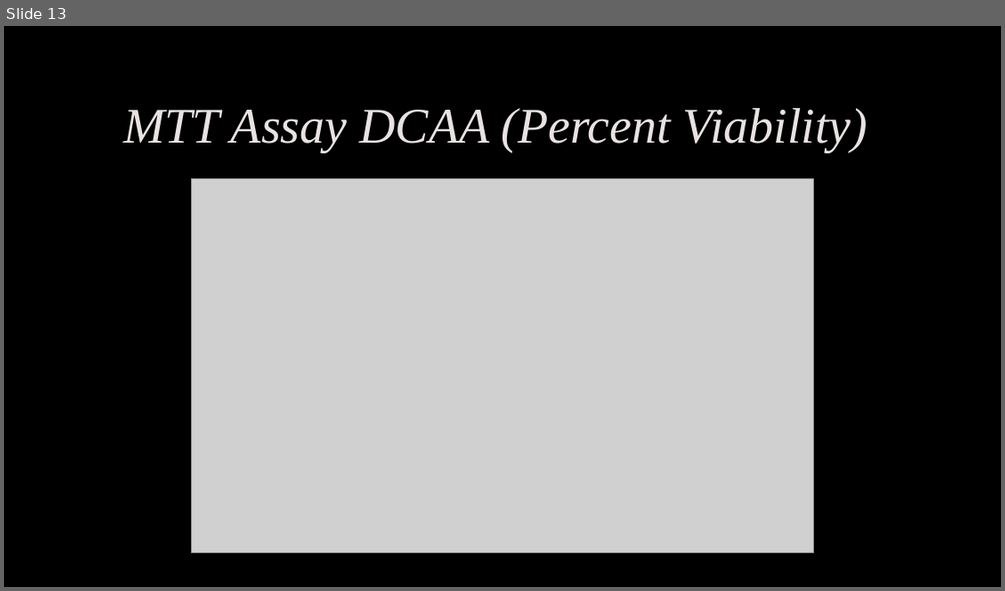
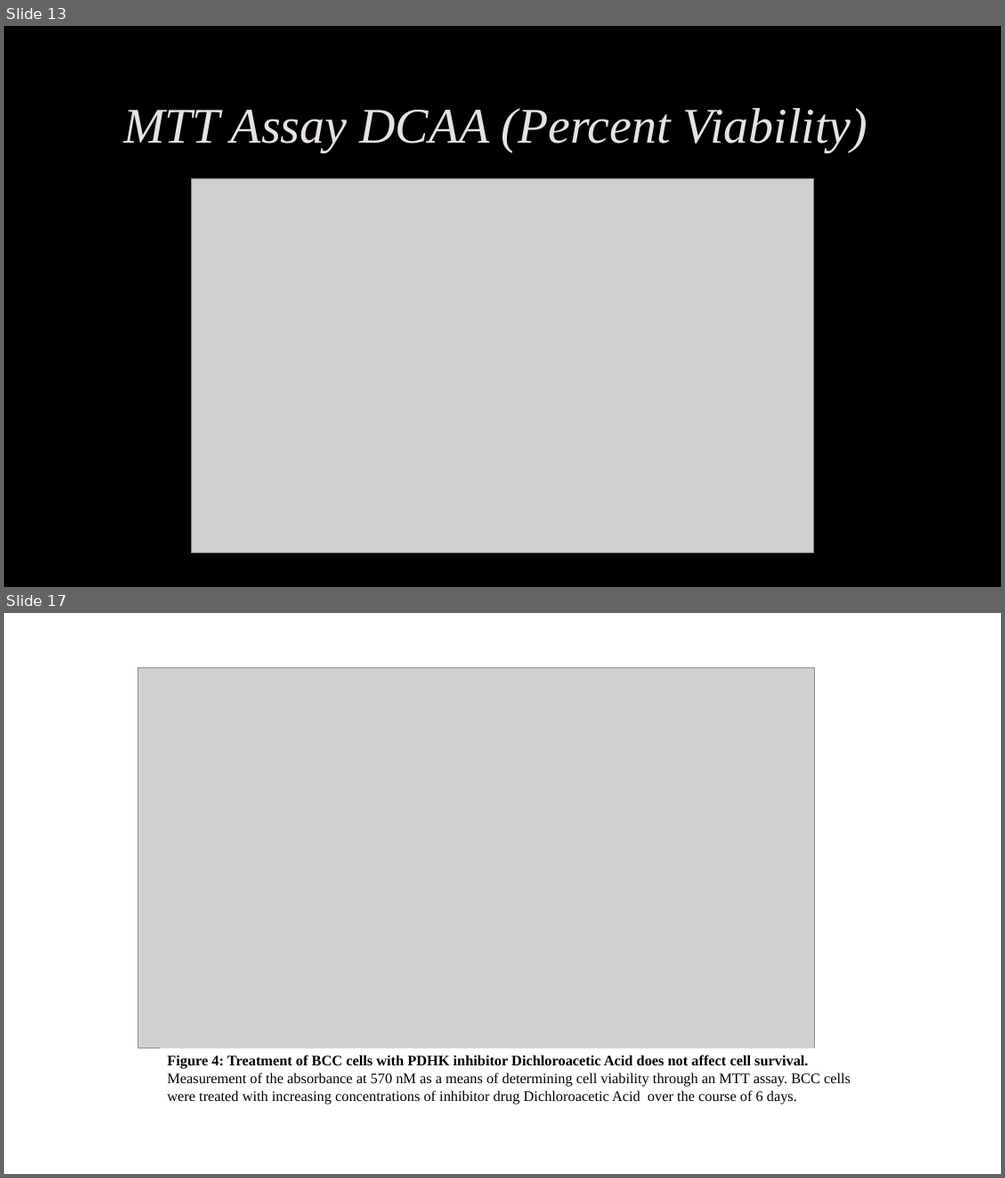
Before and after one commit to phalas25/ph-future-phd, a slide deck: Figures .pptx. Shown one above the other, each under a label of ours: slide 13 before the commit, slides 13 and 17 after it; the slides between them are not shown. The pictures are 1005x591 and 1005x1178 pixels, drawn with LibreOffice and Linux fonts; fonts in the diff are those of the drawing; grey boxes stand for pictures; background and template pictures are left out. Boxes give left, top, right and bottom in pixels: in the first picture for what was removed or moved away, otherwise in the second. Text is boxed around its words. In the diff, an @@ line names an element or a change of style, - is before the commit and + after.

```diff
--- a/Figures .pptx
+++ b/Figures .pptx
@@ slide 17 added at [4,613,1001,1174], background #FFFFFF @@
@@ picture added at [138,667,814,1047] @@
@@ rectangle added at [160,1047,889,1130], fill #FFFFFF, 14 pt, text #000000 @@
+Figure 4: Treatment of BCC cells with PDHK inhibitor Dichloroacetic Acid does not affect cell survival. Measurement of the absorbance at 570 nM as a means of determining cell viability through an MTT assay. BCC cells were treated with increasing concentrations of inhibitor drug Dichloroacetic Acid over the course of 6 days.
```
Also in this commit, not shown: 5 other slides added, 4 other files.
